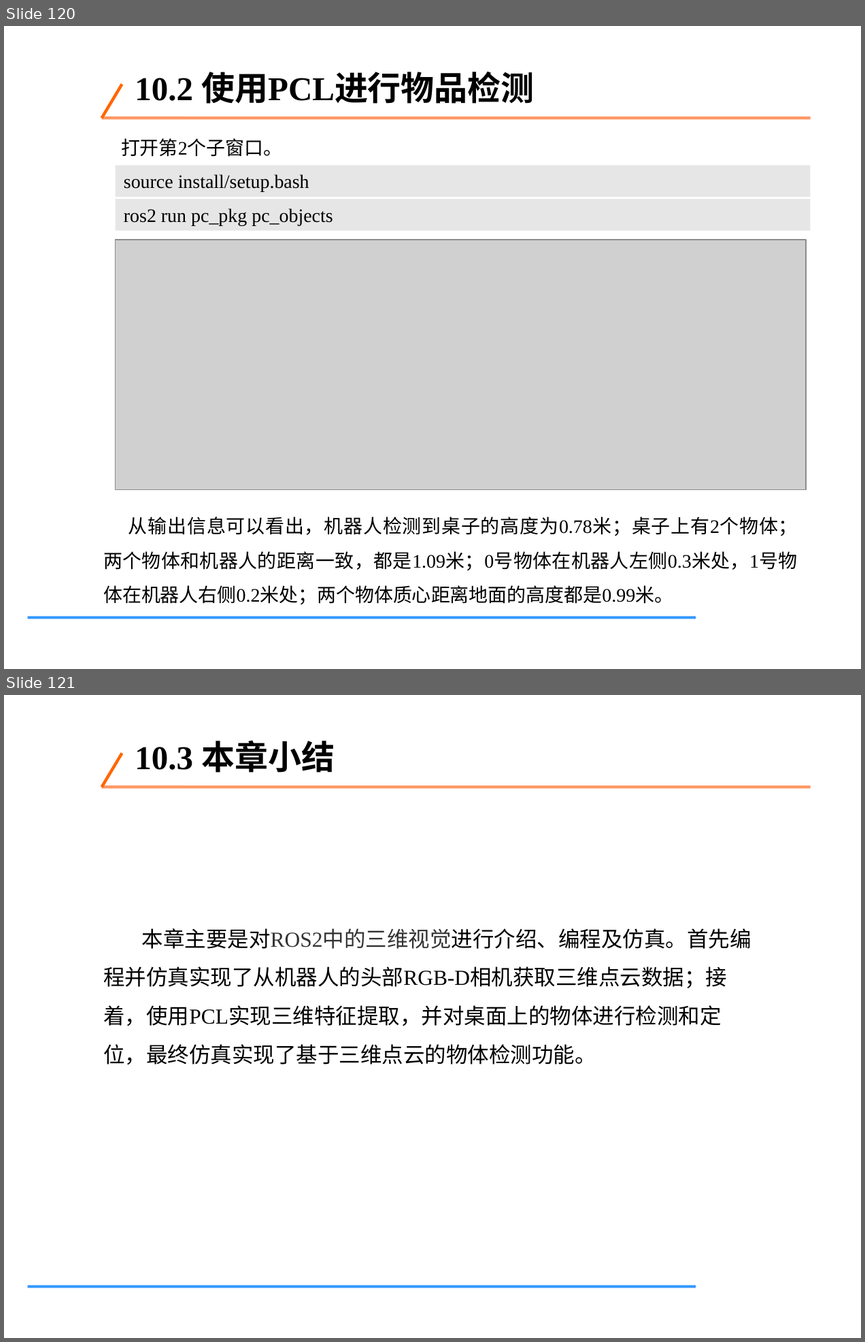
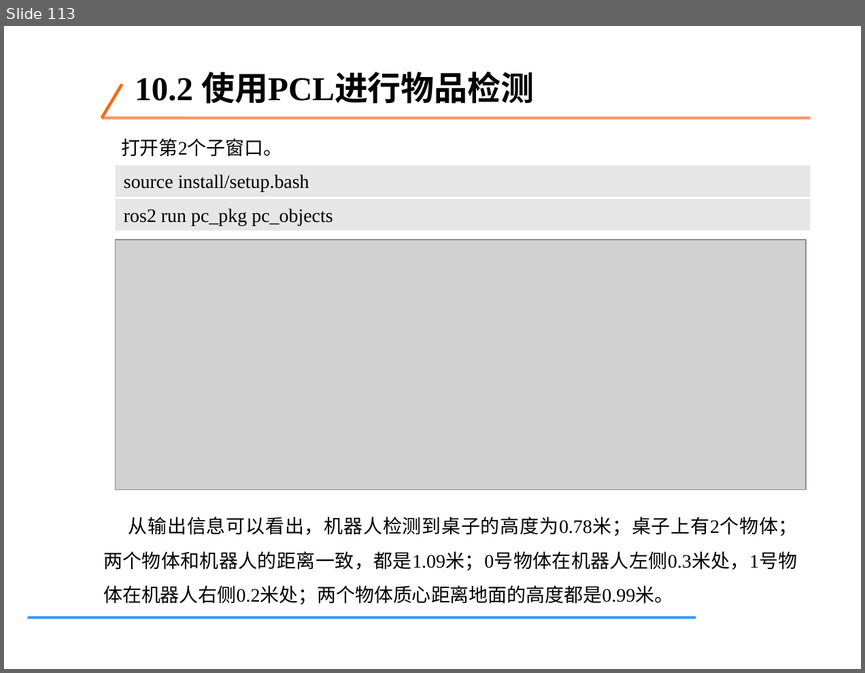
Before and after one commit to tcy1998/robotics-engineering-practice, a slide deck: downloads/week03-ros2-navigation-vision.pptx. Shown one above the other, each under a label of ours: slides 120 and 121 before the commit, slide 113 after it. The pictures are 865x1342 and 865x673 pixels, drawn with LibreOffice and Linux fonts; fonts in the diff are those of the drawing; grey boxes stand for pictures. Boxes give left, top, right and bottom in pixels: in the first picture for what was removed or moved away, otherwise in the second. Text is boxed around its words. In the diff, an @@ line names an element or a change of style, - is before the commit and + after.

```diff
--- a/downloads/week03-ros2-navigation-vision.pptx
+++ b/downloads/week03-ros2-navigation-vision.pptx
@@ slide 121 removed at (x1=4, y1=695, x2=861, y2=1338), background #FFFFFF; not listed: 3 template elements that a slide beside it also shows @@
@@ text removed at (x1=135, y1=741, x2=334, y2=773) @@
-10.3 本章小结
@@ text removed at (x1=103, y1=928, x2=751, y2=1064) @@
-本章主要是对ROS2中的三维视觉进行介绍、编程及仿真。首先编程并仿真实现了从机器人的头部RGB-D相机获取三维点云数据；接着，使用PCL实现三维特征提取，并对桌面上的物体进行检测和定位，最终仿真实现了基于三维点云的物体检测功能。
@@ what was slide 120 is now slide 113 @@
```
Also in this commit, not shown: 7 slides changed, 7 other slides removed, 1 other file.
